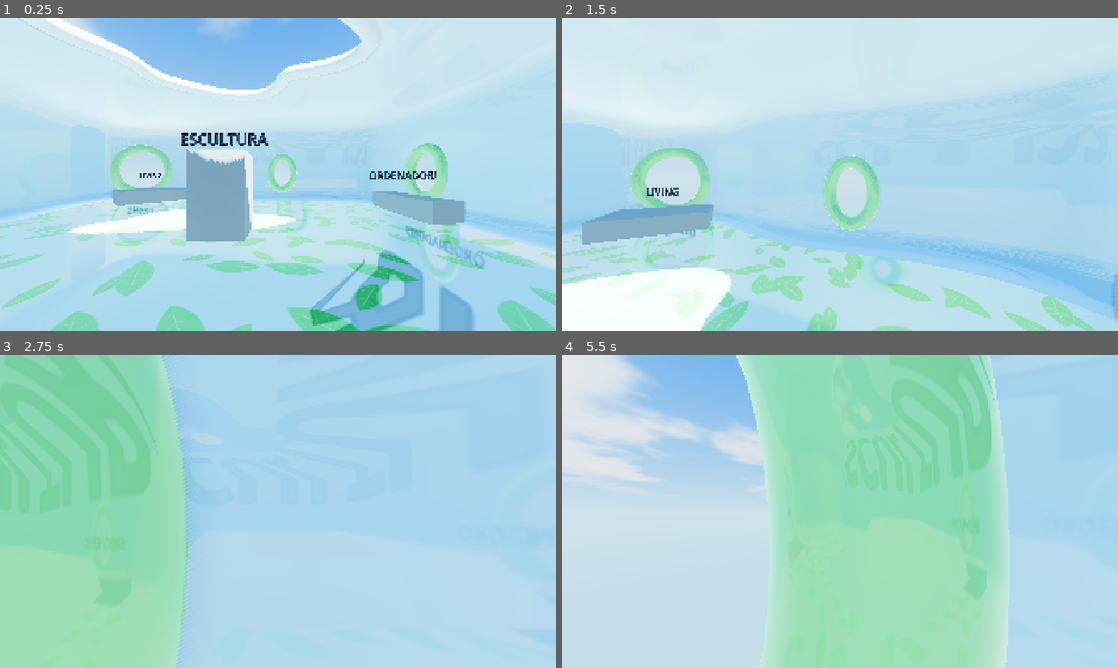
Above: before the commit, frames 1-4 (two rows, left to right).
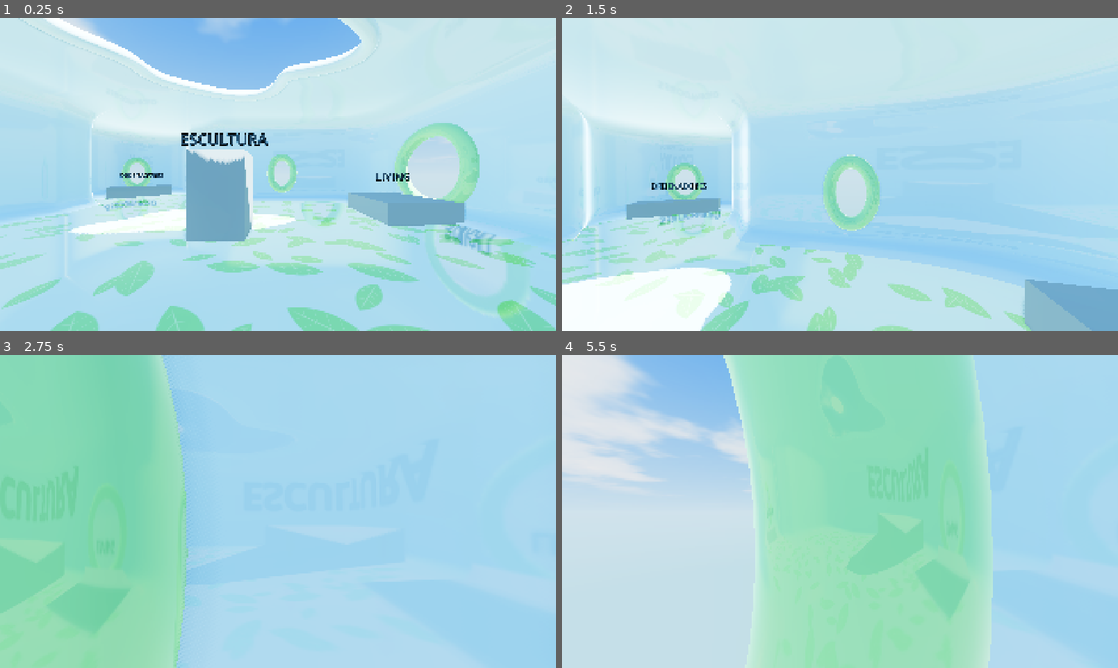
Above: after the commit, the same moments.

Repository: Nikode17/frutiger-aero-game
Game: Godot game, scene res://scenes/main.tscn
The game is run twice, just before and just after one commit, with the same random seed, the same clock (stepped at 60 frames per second) and the same inputs.
Inputs (mouse positions are in pixels of both pictures, inside the frame that each line leads up to):
- Up to frame 1 (0.25 s): no input
- Up to frame 2 (1.5 s): tap Enter at 0.5 s; move the mouse to (867, 174) at 0.52 s; hold Shift (sprint) 0.53-1.28 s; hold W (move_forward) from 0.53 s (still down); tap Space (jump) at 0.77 s; move the mouse to (812, 174) at 1.27 s; tap Shift (sprint) at 1.35 s
- Up to frame 3 (2.75 s): keep holding W (move_forward); tap Space (jump) at 1.52 s; move the mouse to (289, 505) at 2.02 s; hold Shift (sprint) from 2.03 s (still down)
- Up to frame 4 (5.5 s): keep holding W (move_forward); move the mouse to (834, 517) at 2.77 s; release Shift (sprint) at 2.78 s; tap Shift (sprint) at 2.85, 4.35 s; tap Space (jump) at 3.02, 3.77, 4.52 s; move the mouse to (878, 514) at 3.52 s; hold Shift (sprint) 3.53-4.28 s; move the mouse to (795, 508) at 4.27 s; move the mouse to (845, 511) at 5.02 s; hold Shift (sprint) from 5.03 s (still down)

The runs differ from the first frame. In frame 1, 12% of the frame differs, in the area x 0-100%, y 0-100%; in frame 2, 11%; in frame 3, 9.8%; in frame 4, 12%.

Commit message:
feat: entrante de ordenadores y zonas intercambiadas (fase 2a)
- Planta como B-spline cúbica cerrada: superelipse + entrante con cuello
  (entrada más estrecha que el interior, transiciones suaves, cáscara continua)
- Living junto a la pared +X con la ventana grande; ordenadores al fondo del entrante
  con la ventana pequeña
- Bloques provisionales movidos a las nuevas zonas
- Shader de pared: la ventana solo recorta la pared a su distancia

Co-Authored-By: Claude Fable 5.1 <noreply@anthropic.com>

Diff:
--- a/assets/shaders/aero_wall.gdshader
+++ b/assets/shaders/aero_wall.gdshader
@@ -48,6 +48,11 @@
 	if (pos.w < 0.5 || size.x <= 0.0 || size.y <= 0.0) {
 		return false;
 	}
+	// Solo la pared a la distancia de la ventana (evita recortar otras paredes
+	// que queden en el mismo ángulo, como los hombros del entrante)
+	if (abs(length(p.xz) - pos.z) > 0.25 * pos.z) {
+		return false;
+	}
 	float ang = atan(p.z, p.x);
 	float d = ang - pos.x;
 	d = atan(sin(d), cos(d));   // diferencia angular envuelta a [-PI, PI]
--- a/scenes/areas/area_01/area_01.tscn
+++ b/scenes/areas/area_01/area_01.tscn
@@ -30,7 +30,7 @@
 [sub_resource type="Resource" id="Resource_window_living"]
 script = ExtResource("1_window")
 enabled = true
-angle_deg = 225.0
+angle_deg = 342.0
 center_height = 1.9
 radius = Vector2(1.5, 1.55)
 frame_radius = 0.28
@@ -43,10 +43,10 @@
 radius = Vector2(0.7, 1.0)
 frame_radius = 0.22
 
-[sub_resource type="Resource" id="Resource_window_side"]
+[sub_resource type="Resource" id="Resource_window_computers"]
 script = ExtResource("1_window")
 enabled = true
-angle_deg = 340.0
+angle_deg = 225.0
 center_height = 1.7
 radius = Vector2(0.75, 1.05)
 frame_radius = 0.22
@@ -136,11 +136,11 @@
 wall_material = SubResource("ShaderMaterial_wall")
 rim_material = SubResource("StandardMaterial3D_rim")
 frame_material = SubResource("StandardMaterial3D_frame")
-windows = Array[ExtResource("1_window")]([SubResource("Resource_window_living"), SubResource("Resource_window_back"), SubResource("Resource_window_side")])
+windows = Array[ExtResource("1_window")]([SubResource("Resource_window_living"), SubResource("Resource_window_back"), SubResource("Resource_window_computers")])
 
 [node name="ReflectionProbe" type="ReflectionProbe" parent="."]
-transform = Transform3D(1, 0, 0, 0, 1, 0, 0, 0, 1, -0.5, 2.4, -0.5)
-size = Vector3(18, 5.4, 17)
+transform = Transform3D(1, 0, 0, 0, 1, 0, 0, 0, 1, -1.5, 2.4, -1.5)
+size = Vector3(22, 5.4, 22)
 box_projection = true
 interior = true
 
@@ -169,7 +169,7 @@
 outline_size = 8
 
 [node name="Living" type="StaticBody3D" parent="Placeholders"]
-transform = Transform3D(0.707107, 0, 0.707107, 0, 1, 0, -0.707107, 0, 0.707107, -6.4, 0.35, -6.4)
+transform = Transform3D(0, 0, 1, 0, 1, 0, -1, 0, 0, 6.2, 0.35, -2.4)
 
 [node name="MeshInstance3D" type="MeshInstance3D" parent="Placeholders/Living"]
 mesh = SubResource("BoxMesh_living")
@@ -188,7 +188,7 @@
 outline_size = 8
 
 [node name="Computers" type="StaticBody3D" parent="Placeholders"]
-transform = Transform3D(1, 0, 0, 0, 1, 0, 0, 0, 1, 6.9, 0.375, -2.6)
+transform = Transform3D(0.707107, 0, -0.707107, 0, 1, 0, 0.707107, 0, 0.707107, -8.6, 0.375, -8.6)
 
 [node name="MeshInstance3D" type="MeshInstance3D" parent="Placeholders/Computers"]
 mesh = SubResource("BoxMesh_desk")
--- a/scenes/areas/area_01/room_shell.gd
+++ b/scenes/areas/area_01/room_shell.gd
@@ -2,9 +2,10 @@
 class_name RoomShell
 extends Node3D
 ## Cáscara orgánica de la habitación generada por código: suelo, paredes y techo sin
-## esquinas vivas. La planta es una superelipse más un lóbulo suave (la alcoba del
-## living); el perfil vertical es un rectángulo redondeado. Genera además la colisión,
-## una copia exterior solo para sombras, el borde del tragaluz y los marcos de ventana.
+## esquinas vivas. La planta es una B-spline cúbica cerrada que sigue una superelipse y,
+## en una esquina, forma un entrante con cuello (la zona de ordenadores). El perfil
+## vertical es un rectángulo redondeado. Genera además la colisión, una copia exterior
+## solo para sombras, el borde del tragaluz y los marcos de ventana.
 ## Los huecos se recortan en aero_wall.gdshader con los mismos parámetros.
 
 @export_tool_button("Reconstruir habitación") var rebuild_action: Callable = _build
@@ -18,14 +19,19 @@
 @export var floor_split_height: float = 0.12   # Hasta esta altura se aplica el material de suelo
 @export var shadow_shell_thickness: float = 0.35   # Grosor de la cáscara exterior que solo proyecta sombras
 
-@export_group("Alcoba (living)")
-@export var alcove_enabled: bool = true
-@export_range(0.0, 360.0, 0.5) var alcove_angle_deg: float = 225.0   # Dirección del lóbulo
-@export_range(0.0, 1.0, 0.01) var alcove_depth: float = 0.38         # Cuánto sobresale (fracción del radio)
-@export_range(5.0, 90.0, 0.5) var alcove_width_deg: float = 26.0     # Anchura angular del lóbulo
+@export_group("Entrante (ordenadores)")
+@export var pocket_enabled: bool = true
+@export_range(0.0, 360.0, 0.5) var pocket_angle_deg: float = 225.0   # Dirección del entrante
+@export_range(5.0, 60.0, 0.5) var pocket_gap_deg: float = 24.0       # Semiapertura en la pared base
+@export var pocket_entrance_half_width: float = 3.0   # Semianchura justo al entrar
+@export var pocket_neck_half_width: float = 2.3       # Semianchura del cuello
+@export var pocket_neck_distance: float = 1.5         # Distancia del cuello a la pared base
+@export var pocket_half_width: float = 3.4            # Semianchura máxima del interior
+@export var pocket_widest_distance: float = 3.6       # Distancia de la parte más ancha
+@export var pocket_depth: float = 5.6                 # Profundidad total desde la pared base
 
 @export_group("Resolución")
-@export_range(16, 512) var segments_around: int = 176
+@export_range(32, 1024) var segments_around: int = 288
 @export_range(8, 128) var segments_profile: int = 64
 @export_range(6, 32) var tube_segments: int = 14
 
@@ -51,6 +57,11 @@
 const MAX_WINDOWS := 4
 const EPS := 1e-3
 
+# Contorno en planta remuestreado por longitud de arco (segments_around puntos)
+var _plan: PackedVector2Array = PackedVector2Array()
+# Signo para que las normales apunten al interior (se calcula una vez por construcción)
+var _normal_sign: float = 1.0
+
 
 func _ready() -> void:
 	_build()
@@ -58,6 +69,7 @@
 
 func _build() -> void:
 	_clear_generated()
+	_build_plan()
 
 	var mesh := _build_shell_mesh(0.0)
 	var shell := MeshInstance3D.new()
@@ -112,22 +124,135 @@
 			child.queue_free()
 
 
-# --- Superficie paramétrica -----------------------------------------------------------
-# theta: ángulo en planta (0 = +X, PI/2 = +Z). psi: ángulo del perfil vertical
-# (-PI/2 = centro del suelo, 0 = media altura de la pared, PI/2 = centro del techo).
-
-## Radio en planta para el ángulo theta (superelipse + lóbulo de la alcoba).
-func _plan_radius(theta: float) -> float:
+# --- Planta -------------------------------------------------------------------------
+
+## Punto de la superelipse base para el ángulo theta.
+func _base_point(theta: float) -> Vector2:
 	var ct := cos(theta)
 	var st := sin(theta)
 	var n := plan_exponent
 	var r := pow(pow(absf(ct) / half_width, n) + pow(absf(st) / half_depth, n), -1.0 / n)
-	if alcove_enabled and alcove_depth > 0.0:
-		var d := angle_difference(deg_to_rad(alcove_angle_deg), theta)
-		var w := deg_to_rad(alcove_width_deg)
-		r *= 1.0 + alcove_depth * exp(-(d * d) / (w * w))
-	return r
-
+	return Vector2(r * ct, r * st)
+
+
+## Polígono de control: superelipse densa más los puntos del entrante en su hueco.
+func _control_polygon() -> PackedVector2Array:
+	var pts := PackedVector2Array()
+	var theta0 := deg_to_rad(pocket_angle_deg)
+	var gap := deg_to_rad(pocket_gap_deg)
+	var step := deg_to_rad(2.5)
+	var count := int(round(TAU / step))
+	var inserted := false
+	for k in count:
+		# Recorremos desde el borde del hueco para que el entrante quede contiguo
+		var theta := theta0 + gap + step * float(k)
+		var d := angle_difference(theta0, theta)
+		if pocket_enabled and absf(d) < gap:
+			if not inserted:
+				pts.append_array(_pocket_points(theta0))
+				inserted = true
+			continue
+		pts.append(_base_point(theta))
+	return pts
+
+
+## Puntos del entrante en coordenadas locales (b = a lo largo de la pared, a = hacia fuera).
+func _pocket_points(theta0: float) -> PackedVector2Array:
+	var n := Vector2(cos(theta0), sin(theta0))       # hacia fuera
+	var t := Vector2(-sin(theta0), cos(theta0))      # sentido de theta creciente
+	var w := _base_point(theta0)
+	var local := [
+		Vector2(-pocket_entrance_half_width, 0.5),
+		Vector2(-pocket_neck_half_width, pocket_neck_distance),
+		Vector2(-pocket_half_width, pocket_widest_distance),
+		Vector2(-pocket_half_width * 0.75, pocket_depth - 0.8),
+		Vector2(-pocket_half_width * 0.3, pocket_depth),
+		Vector2(pocket_half_width * 0.3, pocket_depth),
+		Vector2(pocket_half_width * 0.75, pocket_depth - 0.8),
+		Vector2(pocket_half_width, pocket_widest_distance),
+		Vector2(pocket_neck_half_width, pocket_neck_distance),
+		Vector2(pocket_entrance_half_width, 0.5),
+	]
+	var pts := PackedVector2Array()
+	for l: Vector2 in local:
+		pts.append(w + t * l.x + n * l.y)
+	return pts
+
+
+## Construye la planta: B-spline cúbica cerrada y remuestreo uniforme por longitud.
+func _build_plan() -> void:
+	var ctrl := _control_polygon()
+	var m := ctrl.size()
+	var dense := PackedVector2Array()
+	var sub := 12
+	for k in m:
+		var p0 := ctrl[(k - 1 + m) % m]
+		var p1 := ctrl[k]
+		var p2 := ctrl[(k + 1) % m]
+		var p3 := ctrl[(k + 2) % m]
+		for s in sub:
+			var u := float(s) / float(sub)
+			var u2 := u * u
+			var u3 := u2 * u
+			var b0 := (1.0 - u) * (1.0 - u) * (1.0 - u) / 6.0
+			var b1 := (3.0 * u3 - 6.0 * u2 + 4.0) / 6.0
+			var b2 := (-3.0 * u3 + 3.0 * u2 + 3.0 * u + 1.0) / 6.0
+			var b3 := u3 / 6.0
+			dense.append(p0 * b0 + p1 * b1 + p2 * b2 + p3 * b3)
+	# Longitud acumulada
+	var total := 0.0
+	var lengths := PackedFloat32Array()
+	lengths.append(0.0)
+	for k in dense.size():
+		total += dense[k].distance_to(dense[(k + 1) % dense.size()])
+		lengths.append(total)
+	# Remuestreo
+	_plan = PackedVector2Array()
+	var seg := 0
+	for i in segments_around:
+		var target := total * float(i) / float(segments_around)
+		while seg < dense.size() - 1 and lengths[seg + 1] < target:
+			seg += 1
+		var a := dense[seg]
+		var b := dense[(seg + 1) % dense.size()]
+		var span := lengths[seg + 1] - lengths[seg]
+		var f := 0.0 if span <= 0.0 else (target - lengths[seg]) / span
+		_plan.append(a.lerp(b, f))
+	_normal_sign = 1.0
+	var probe := _grid_normal_raw(0, segments_profile / 2)
+	var to_center := -Vector3(_plan[0].x, 0.0, _plan[0].y)
+	if probe.dot(to_center) < 0.0:
+		_normal_sign = -1.0
+
+
+## Punto de la planta más lejano en la dirección theta (intersección rayo-polígono).
+func _plan_hit(theta: float) -> Vector2:
+	var d := Vector2(cos(theta), sin(theta))
+	var best_t := 0.0
+	var best := Vector2.ZERO
+	var n := _plan.size()
+	for k in n:
+		var a := _plan[k]
+		var b := _plan[(k + 1) % n]
+		var e := b - a
+		var denom := d.cross(e)
+		if absf(denom) < 1e-9:
+			continue
+		var t := a.cross(e) / denom       # distancia a lo largo del rayo
+		var s := a.cross(d) / denom       # posición en el segmento
+		if s >= 0.0 and s <= 1.0 and t > best_t:
+			best_t = t
+			best = a + e * s
+	return best
+
+
+func _plan_radius(theta: float) -> float:
+	return _plan_hit(theta).length()
+
+
+# --- Superficie paramétrica ---------------------------------------------------------
+# psi: ángulo del perfil vertical (-PI/2 = centro del suelo, 0 = media altura de la
+# pared, PI/2 = centro del techo).
 
 ## Perfil vertical: devuelve (escala horizontal, altura) para el ángulo psi.
 func _profile(psi: float) -> Vector2:
@@ -139,25 +264,50 @@
 	return Vector2(maxf(t * cp, 0.0), half_h + half_h * t * sp)
 
 
+func _row_psi(j: int) -> float:
+	return -PI * 0.5 + PI * float(j) / float(segments_profile)
+
+
+func _grid_point(i: int, j: int) -> Vector3:
+	var prof := _profile(_row_psi(j))
+	var p := _plan[i % segments_around] * prof.x
+	return Vector3(p.x, prof.y, p.y)
+
+
+func _grid_normal_raw(i: int, j: int) -> Vector3:
+	var n := segments_around
+	var du := _grid_point((i + 1) % n, j) - _grid_point((i - 1 + n) % n, j)
+	var jm := maxi(j - 1, 0)
+	var jp := mini(j + 1, segments_profile)
+	var dv := _grid_point(i, jp) - _grid_point(i, jm)
+	var nrm := dv.cross(du)
+	if nrm.length_squared() < 1e-14:
+		return Vector3.UP if j < segments_profile / 2 else Vector3.DOWN
+	return nrm.normalized()
+
+
+func _grid_normal(i: int, j: int) -> Vector3:
+	var nrm := _grid_normal_raw(i, j)
+	if absf(nrm.y) > 0.999:
+		# Polos: hacia dentro es arriba en el suelo y abajo en el techo
+		return Vector3.UP if j < segments_profile / 2 else Vector3.DOWN
+	return nrm * _normal_sign
+
+
+## Punto de la superficie en la dirección theta (para tubos y marcos).
 func _surface_point(theta: float, psi: float) -> Vector3:
 	var prof := _profile(psi)
-	var r := _plan_radius(theta) * prof.x
-	return Vector3(r * cos(theta), prof.y, r * sin(theta))
-
-
-## Normal de la superficie apuntando hacia el interior (derivadas numéricas).
+	var p := _plan_hit(theta) * prof.x
+	return Vector3(p.x, prof.y, p.y)
+
+
 func _interior_normal(theta: float, psi: float) -> Vector3:
-	var p := _surface_point(theta, psi)
 	var dt := _surface_point(theta + EPS, psi) - _surface_point(theta - EPS, psi)
 	var dp := _surface_point(theta, minf(psi + EPS, PI * 0.5)) - _surface_point(theta, maxf(psi - EPS, -PI * 0.5))
-	var n := dt.cross(dp)
+	var n := dp.cross(dt)
 	if n.length_squared() < 1e-14:
 		return Vector3.DOWN if psi > 0.0 else Vector3.UP
-	n = n.normalized()
-	var to_center := Vector3(0.0, height * 0.5, 0.0) - p
-	if n.dot(to_center) < 0.0:
-		n = -n
-	return n
+	return n.normalized() * _normal_sign
 
 
 ## psi del techo sobre el punto (x, z).
@@ -177,10 +327,6 @@
 
 
 # --- Construcción de mallas ---------------------------------------------------------
-
-func _row_psi(j: int) -> float:
-	return -PI * 0.5 + PI * float(j) / float(segments_profile)
-
 
 ## Malla de la cáscara; con offset > 0 se desplaza hacia fuera (para la copia de sombras).
 func _build_shell_mesh(offset: float) -> ArrayMesh:
@@ -202,11 +348,9 @@
 	var norms := PackedVector3Array()
 	var n := segments_around
 	for j in range(j0, j1 + 1):
-		var psi := _row_psi(j)
 		for i in n:
-			var theta := TAU * float(i) / float(n)
-			var p := _surface_point(theta, psi)
-			var nrm := _interior_normal(theta, psi)
+			var p := _grid_point(i, j)
+			var nrm := _grid_normal(i, j)
 			if offset > 0.0:
 				# Copia exterior: caras hacia fuera para que la luz las vea de frente
 				p -= nrm * offset
